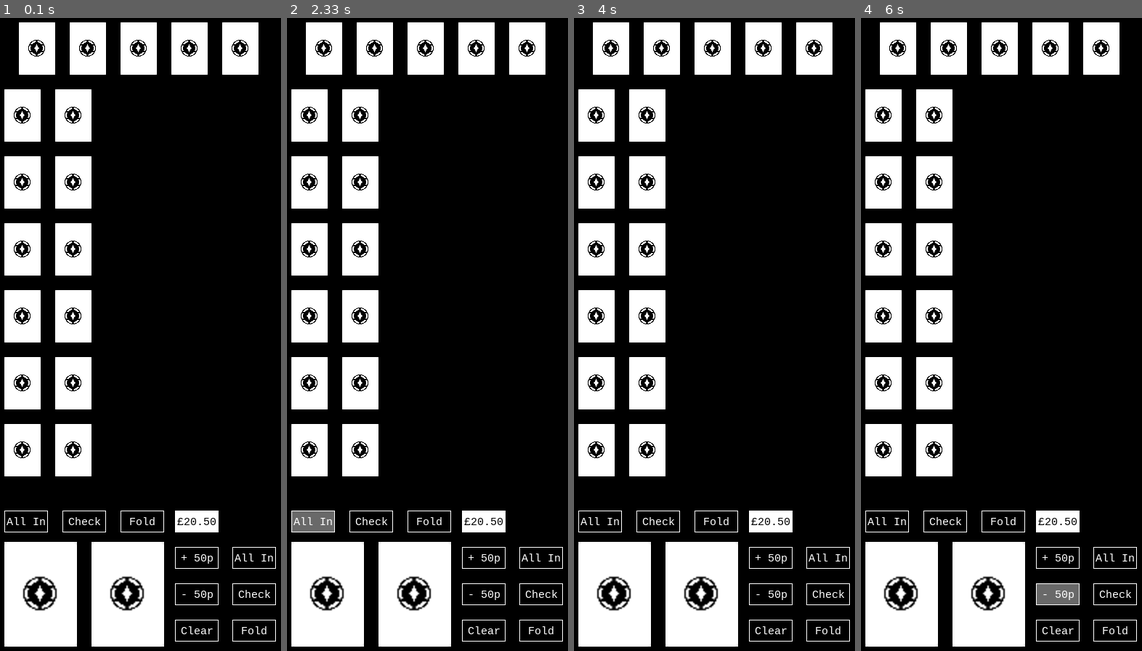
Above: before the commit, frames 1-4 (left to right).
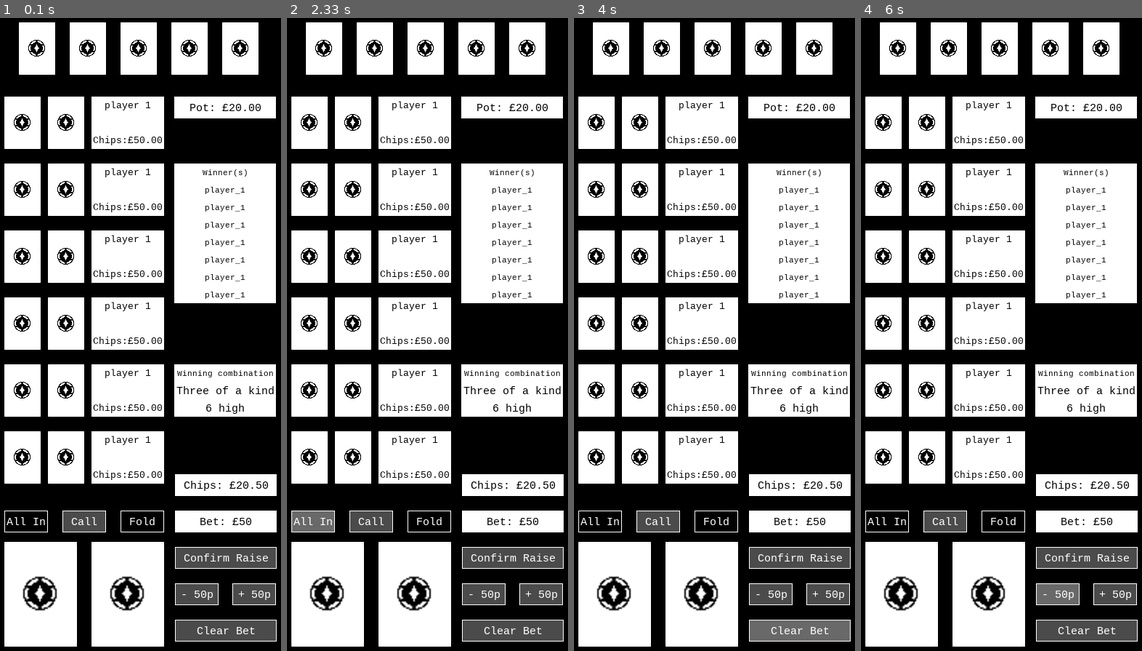
Above: after the commit, the same moments.

Repository: jmsyuen/nea
Game: pygame game, started from pygametest.py
The game is run twice, just before and just after one commit, with the same random seed, the same clock (stepped at 60 frames per second) and the same inputs.
Inputs (mouse positions are in pixels of both pictures, inside the frame that each line leads up to):
- Up to frame 1 (0.1 s): no input
- Up to frame 2 (2.33 s): click "All In" at 0.38 s; press the mouse at (312, 524) at 0.7 s; move the mouse to (334, 366) at 0.8 s; release the mouse at (357, 207) at 0.93 s; click "Fold" at 1.05 s; press the mouse at (483, 594) at 1.37 s; move the mouse to (452, 581) at 1.47 s; release the mouse at (419, 568) at 1.6 s; click "All In" at 2.22 s
- Up to frame 3 (4 s): press the mouse at (599, 524) at 2.53 s; move the mouse to (635, 378) at 2.63 s; release the mouse at (675, 233) at 2.77 s; click (798, 632) at 3.88 s, where only the run after the commit has a clickable "Clear Bet"
- Up to frame 4 (6 s): press the mouse at (1085, 632) at 4.2 s; move the mouse to (1026, 581) at 4.3 s; release the mouse at (970, 524) at 4.43 s; press the mouse at (1085, 632) at 4.53 s; move the mouse to (1066, 594) at 4.63 s; release the mouse at (1046, 562) at 4.77 s; press the mouse at (1085, 556) at 4.87 s; move the mouse to (995, 435) at 4.97 s; release the mouse at (905, 321) at 5.1 s; click "- 50p" at 5.72 s

The runs differ from the first frame. In frame 1, 38% of the frame differs, in the area x 1-99%, y 11-99%; in frame 2, 38%; in frame 3, 38%; in frame 4, 37%.

Commit message:
Update UI elements and add placeholder text. (generated by blackbox.ai )  finished button layout  added greyed out buttons

Diff:
--- a/pygametest.py
+++ b/pygametest.py
@@ -13,6 +13,7 @@
 RED = (255, 0, 0)
 BLACK = (0, 0, 0)
 GREY = (105, 105, 105)
+DARK_GREY = (75, 75, 75)
 #small card size 50x72px, big 100x144px
 #includes padding of 20px around right and bottom sides
 SMALL_CARD_WIDTH, SMALL_CARD_HEIGHT = 70, 92
@@ -26,7 +27,7 @@
 button_border_colour = WHITE
 button_border_width = 1
 
-small_font = pygame.font.SysFont("courier", 15)
+
 
 
 # Initialize Pygame window
@@ -59,43 +60,44 @@
 
 
 #draw buttons and execute function when pressed
-def draw_button(text, x, y, width, height, colour, action):
+def draw_button(text, box_colour, x, y, width, height, action):
   mouse = pygame.mouse.get_pos()
   click = pygame.mouse.get_pressed()
   hover_colour = GREY
+  font = pygame.font.SysFont("courier", 15)
   #check if hover
   if x + width > mouse[0] > x and y + height > mouse[1] > y:
     pygame.draw.rect(screen, hover_colour, (x, y, width, height))
     if click[0] == 1:
       action()
   else:
-    pygame.draw.rect(screen, colour, (x, y, width, height))
+    pygame.draw.rect(screen, box_colour, (x, y, width, height))
 
   #white border
   border_width = 1
   pygame.draw.rect(screen, (255, 255, 255), (x, y, width, height), border_width)
 
   #add text
-  text_surface = small_font.render(text, True, WHITE)
+  text_surface = font.render(text, True, WHITE)
   text_rect = text_surface.get_rect()
   #add text to centre
   text_rect.center = ((x + (width // 2)), (y + (height // 2)))
   screen.blit(text_surface, text_rect)
 
 
-def draw_text_box(text, x, y, width, height):
-  box_colour = WHITE
+def draw_text_box(text, box_colour, font_size, x, y, width, height):
   text_colour = BLACK
+  font = pygame.font.SysFont("courier", font_size)
 
   pygame.draw.rect(screen, box_colour, (x, y, width, height))
-  text_surface = small_font.render(text, True, text_colour)
+  text_surface = font.render(text, True, text_colour)
   text_rect = text_surface.get_rect(center=(x + width // 2, y + height // 2))
   screen.blit(text_surface, text_rect)
 
 
-
-def out():
-  print("out")
+#for greyed out button
+def blank():
+  pass
 
 
 
@@ -116,47 +118,66 @@
       screen.blit(back[0], (40 + i * SMALL_CARD_WIDTH, 20))
 
     #list of players on left for right handed players on mobile
-    for i in range(6):
-      screen.blit(back[0], (20 , 112 + i * SMALL_CARD_HEIGHT))
-      screen.blit(back[0], (90 , 112 + i * SMALL_CARD_HEIGHT))
+    for i in range(6):  #range of other opponents #player in players
+      screen.blit(back[0], (20, 122 + i * SMALL_CARD_HEIGHT))
+      screen.blit(back[0], (80, 122 + i * SMALL_CARD_HEIGHT))
+      draw_text_box("player 1", WHITE, 13, 140, 122 + i * SMALL_CARD_HEIGHT, 100, 24) #change string with player name  ###
+      draw_text_box("", WHITE, 13, 140, 146 + i * SMALL_CARD_HEIGHT, 100, 24)  #two to be replaced with actual variables ###
+      draw_text_box("Chips:£50.00", WHITE, 13, 140, 170 + i * SMALL_CARD_HEIGHT, 100, 24)
+
+    #pot
+    draw_text_box("Pot: £20.00", WHITE, 15, WIDTH - 160, 122, 140, 30)
 
     #big cards bottom left
     screen.blit(back[1], (20, HEIGHT - 162))
     screen.blit(back[1], (20 + BIG_CARD_WIDTH, HEIGHT - 162))
 
+    #buttons ADD FUNCTIONS ###
+    draw_text_box("Chips: £20.50", WHITE, 15, 15 + BIG_CARD_WIDTH*2, HEIGHT - 255, 140, 30)
+    draw_button("All In", BLACK, 20, HEIGHT - 205, 60, 30, blank)
+    draw_button("Fold", BLACK, 20 + 80 + 80, HEIGHT - 205, 60, 30, blank)
 
-    # Draw cards on the table
-    #draw_cards(cards_on_table, 50, 250)
+    draw_button("Clear Bet", BLACK, 15 + BIG_CARD_WIDTH*2 , HEIGHT - 55, 140, 30, blank)
+    draw_button("- 50p", BLACK, 15 + BIG_CARD_WIDTH*2 , HEIGHT - 105, 60, 30, blank)
+    draw_button("+ 50p", BLACK, WIDTH - 80, HEIGHT - 105, 60, 30, blank)
+    draw_button("Confirm Raise", BLACK, 15 + BIG_CARD_WIDTH*2 , HEIGHT - 155, 140, 30, blank)
 
-    # Draw player's hand
-    #draw_cards(player_hand, 50, 450)
+    def fold_check_bet():
+      draw_text_box("Bet: £0.50", WHITE, 15, 15 + BIG_CARD_WIDTH*2, HEIGHT - 205, 140, 30)
+      draw_button("Check", BLACK, 20 + 80, HEIGHT - 205, 60, 30, blank)
+      #show bet amount, minimum value £0.50 to prevent raising nothing
 
-    #buttons ADD FUNCTIONS ###
-    draw_button("All In", 20, HEIGHT - 205, 60, 30, BLACK, out)
-    draw_button("Check", 20 + 80, HEIGHT - 205, 60, 30, BLACK, out)
-    draw_button("Fold", 20 + 80 + 80, HEIGHT - 205, 60, 30, BLACK, out)
+    def fold_call_bet():
+      draw_text_box("Bet: £10.00", WHITE, 15, 15 + BIG_CARD_WIDTH*2, HEIGHT - 205, 140, 30)
+      draw_button("Call", BLACK, 20 + 80, HEIGHT - 205, 60, 30, blank)
 
-    draw_button("Clear", 15 + BIG_CARD_WIDTH*2 , HEIGHT - 55, 60, 30, BLACK, out)
-    draw_button("- 50p", 15 + BIG_CARD_WIDTH*2 , HEIGHT - 105, 60, 30, BLACK, out)
-    draw_button("+ 50p", 15 + BIG_CARD_WIDTH*2 , HEIGHT - 155, 60, 30, BLACK, out)
-    draw_button("Fold", WIDTH - 80, HEIGHT - 55, 60, 30, BLACK, out)
-    draw_button("Check", WIDTH - 80, HEIGHT - 105, 60, 30, BLACK, out)
-    draw_button("All In", WIDTH - 80, HEIGHT - 155, 60, 30, BLACK, out)
+    def fold_all_in():
+      draw_text_box("Bet: £50", WHITE, 15, 15 + BIG_CARD_WIDTH*2, HEIGHT - 205, 140, 30)
+      #draw over in black to eliminate white
+      draw_text_box("", BLACK, 15, 20 + 80, HEIGHT - 205, 60, 30)
+      draw_text_box("", BLACK, 15, 15 + BIG_CARD_WIDTH*2 , HEIGHT - 55, 140, 30)
+      draw_text_box("", BLACK, 15, 15 + BIG_CARD_WIDTH*2 , HEIGHT - 105, 60, 30)
+      draw_text_box("", BLACK, 15, WIDTH - 80, HEIGHT - 105, 60, 30)
+      draw_text_box("", BLACK, 15, 15 + BIG_CARD_WIDTH*2 , HEIGHT - 155, 140, 30)
+      #grey out with buttons that do nothing
+      draw_button("Call", DARK_GREY, 20 + 80, HEIGHT - 205, 60, 30, blank)
+      draw_button("Clear Bet", DARK_GREY, 15 + BIG_CARD_WIDTH*2 , HEIGHT - 55, 140, 30, blank)
+      draw_button("- 50p", DARK_GREY, 15 + BIG_CARD_WIDTH*2 , HEIGHT - 105, 60, 30, blank)
+      draw_button("+ 50p", DARK_GREY, WIDTH - 80, HEIGHT - 105, 60, 30, blank)
+      draw_button("Confirm Raise", DARK_GREY, 15 + BIG_CARD_WIDTH*2 , HEIGHT - 155, 140, 30, blank)
+
+    def show_winners():
+      draw_text_box("Winning combination", WHITE, 11, WIDTH - 160, 490, 140, 24)
+      draw_text_box("Three of a kind", WHITE, 15, WIDTH - 160, 514, 140, 24)#
+      draw_text_box("6 high", WHITE, 15, WIDTH - 160, 538, 140, 24)#
+
+      draw_text_box("Winner(s)", WHITE, 11, WIDTH - 160, 214, 140, 24)
+      for i in range(7):
+        draw_text_box("player_1", WHITE, 11, WIDTH - 160, 238 + i * 24, 140, 24)
 
 
-    #show bet amount, minimum value £0.50 to prevent raising nothing
-    draw_text_box("£20.50", 15 + BIG_CARD_WIDTH*2, HEIGHT - 205, 60, 30)
-
-    #instead of sliders add more buttons to raise pot by (chip values just like a real table)
-
-    #draw_button("Fold", 10 + BIG_CARD_WIDTH*2 , HEIGHT - 80, 60, 30, BLACK, out)
-    #draw_button("Call", 10 + BIG_CARD_WIDTH*2 , HEIGHT - 140, 60, 30, BLACK, out)
-    #draw_button("Raise", WIDTH - 80, HEIGHT - 200, 60, 30, BLACK, out)
-
-    #draw_button("Fold", 10 + BIG_CARD_WIDTH*2 , HEIGHT - 80, 60, 30, BLACK, out)
-    #draw_button("All In", 10 + BIG_CARD_WIDTH*2 , HEIGHT - 140, 60, 30, BLACK, out)
-
-
+    fold_all_in()
+    show_winners()
     #update display
     pygame.display.flip()
 
